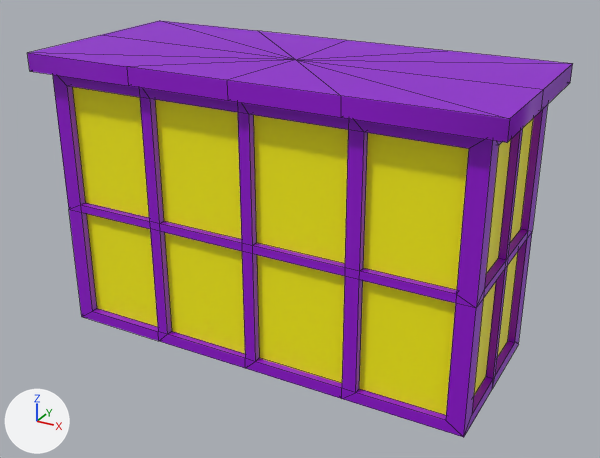
What one commit did to the FBX model Assets/Meshes/Building_Large_Side_003.fbx.
One viewpoint serves both versions: a 50 mm camera at (51.5, -40.5, 205.9) aimed at (1.1, 51.2, 160.1). Arrows for +X, +Y and +Z are at lower left; the lights stay in place. Mesh edges are drawn as thin lines. Where no turn or scale is listed for an object, it has been applied to the vertices.

Before the edit, the objects in view are built like this:
```python
me_mesh = bpy.data.meshes.new('Mesh')
me_mesh.from_pydata(...)  # 246 vertices, 268 faces; spans x -32.0..32.0, y -2.0..26.0, z 0.0..40.0
# faces by material slot: [243, 25]
me_mesh.materials.append(mat_mainbuilding)  # purple #9300d5
me_mesh.materials.append(mat_windows)  # yellow #fff700
ob_building_large_side_003 = bpy.data.objects.new('Building_Large_Side_003', me_mesh)
ob_building_large_side_003.location = (-0.4, 40.0, 143.2)
```
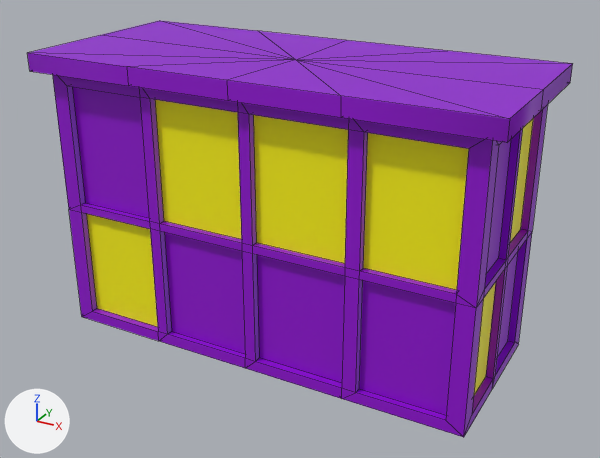
Location of each change, (x1, y1, x2, y2) in pixels of the pictures (600 x 458 px):
part 1 of me_mesh, recoloured (yellow to purple)
    both: (164, 232, 518, 415)
part 2 of me_mesh, recoloured (yellow to purple)
    both: (72, 87, 149, 217)
part 3 of me_mesh, recoloured (yellow to purple)
    both: (486, 139, 511, 274)

The edits, one by one:
me_mesh has 246 vertices, 268 faces and spans x -32.0..32.0, y -2.0..26.0, z 0.0..40.0.
me_mesh is used by ob_building_large_side_003; location (-0.4, 40.0, 143.2).
me_mesh part 1: 7 of the faces centred in x -29.0..29.0, y 1.0..23.0, z 9.6 switch from mat_windows (yellow #fff700) to mat_mainbuilding (purple #9300d5).
me_mesh part 2: 2 of the faces centred in x -21.5..-7.3, y 1.0..23.0, z 27.2 switch from mat_windows (yellow #fff700) to mat_mainbuilding (purple #9300d5).
me_mesh part 3: 1 of the faces centred in x 29.0, y 6.9, z 27.2 switch from mat_windows (yellow #fff700) to mat_mainbuilding (purple #9300d5).
